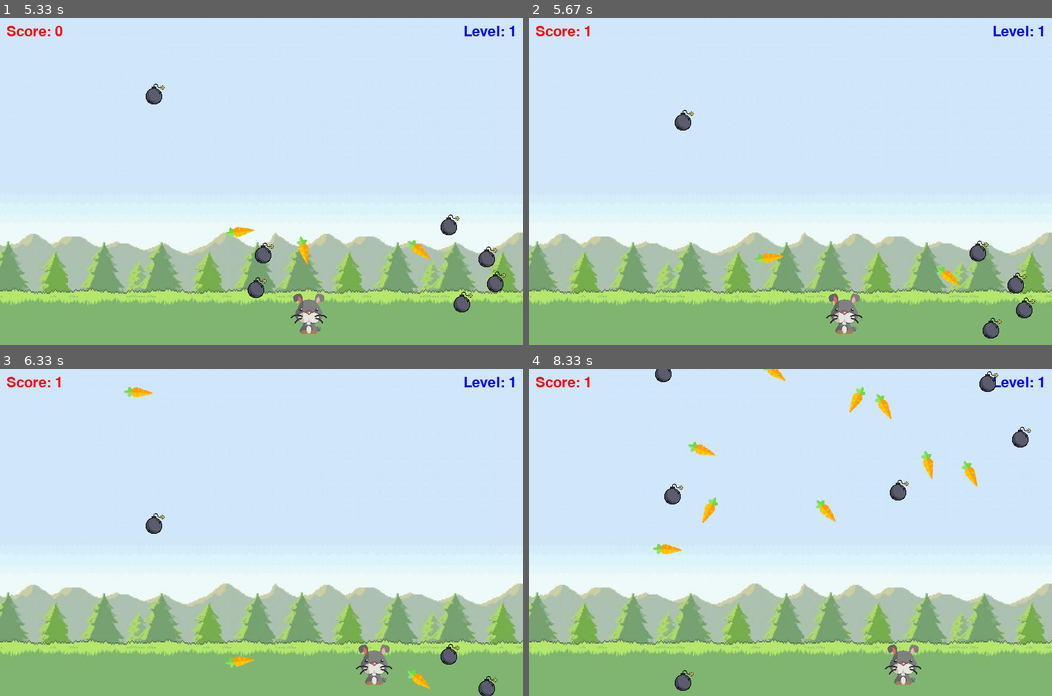
Above: before the commit, frames 1-4 (two rows, left to right).
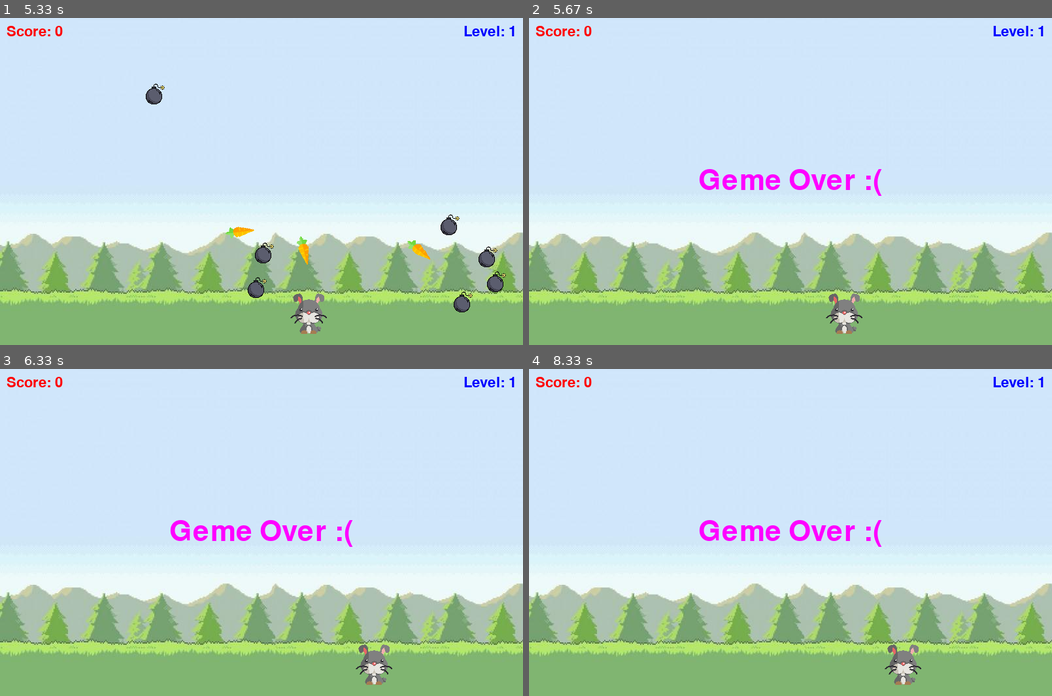
Above: after the commit, the same moments.

Repository: faatemehch/python__games_with_pygame
Game: pygame game, started from rabbit_game/rabbit.py
Same seed, same stepped clock (60 frames per second), same inputs: the game is played once before the commit and once after it.
Inputs:
- Up to frame 1 (5.33 s): hold D 0.33-0.8 s; hold D 0.83-1.3 s; hold A 1.33-1.87 s; hold A 1.9-2.3 s; hold D 2.33-2.97 s; hold A 3-3.47 s; hold D 3.5-3.97 s; hold D 4-4.47 s; hold A 4.5-5.03 s; hold A from 5.07 s (still down)
- Up to frame 2 (5.67 s): release A at 5.47 s; hold D from 5.5 s (still down)
- Up to frame 3 (6.33 s): release D at 6.13 s; hold A from 6.17 s (still down)
- Up to frame 4 (8.33 s): release A at 6.63 s; hold D 6.67-7.13 s; hold D 7.17-7.63 s; hold A 7.67-8.2 s; hold A from 8.23 s (still down)

Frame 1 is identical in both runs. In frame 2, 1.9% of the frame differs, in the area x 10-97%, y 2-98%; in frame 3, 1.7%; in frame 4, 2.7%, in the area x 10-96%, y 0-99%.

Commit message:
bug fixes

Diff:
--- a/rabbit_game/rabbit.py
+++ b/rabbit_game/rabbit.py
@@ -99,35 +99,40 @@
             if event.key == pygame.K_a or event.key == pygame.K_d: # if release a or d button
                 changes = 0 # to stop the player(rabbit) at current position
     playerX = playerX + changes # Change x to move the player
+    if playerX <=0:
+        playerX = 0
+    elif playerX >= WIDTH - playerImg.get_width():
+        playerX = WIDTH - playerImg.get_width()
     player(playerX, playerY)
     # Carrot
-    for i in range(carrot_number):
-        draw_game_objects(carrotX[i], carrotY[i], carrots_list[i])
-        carrotY[i] += 2
-        if isCollision(playerX, playerY, carrotX[i], carrotY[i], playerImg, carrots_list[i]):
-            score += carrot_velocity
-            if score % 10 == 0:
-                level += 1
-                bomb_velocity += 1
-                carrot_velocity += 1
-            carrotY[i] = randint(-1000, -100)
-            carrotX[i] = randint(40, WIDTH-40)
-        if carrotY[i] >= HEIGHT:
-            carrotY[i] = randint(-1000, -100)
-            carrotX[i] = randint(40, WIDTH-40)
-    # Bomb
-    for i in range(bomb_number):
-        draw_game_objects(bombX[i], bombY[i], bomb_list[i])
-        bombY[i] += bomb_velocity
-        if isCollision(playerX, playerY, bombX[i], bombY[i], playerImg, bomb_list[i]):
-            if score <= 0:
-                lost = True
-            else:
-                score -= 1
-            bombY[i] = randint(-1000, -100)
-            bombX[i] = randint(40, WIDTH-40)
-        if bombY[i] >= HEIGHT:
-            bombY[i] = randint(-1000, -100)
-            bombX[i] = randint(40, WIDTH-40)
+    if not lost:
+        for i in range(carrot_number):
+            draw_game_objects(carrotX[i], carrotY[i], carrots_list[i])
+            carrotY[i] += 2
+            if isCollision(playerX, playerY, carrotX[i], carrotY[i], playerImg, carrots_list[i]):
+                score += carrot_velocity
+                if score % 10 == 0:
+                    level += 1
+                    bomb_velocity += 1
+                    carrot_velocity += 1
+                carrotY[i] = randint(-1000, -100)
+                carrotX[i] = randint(40, WIDTH-40)
+            if carrotY[i] >= HEIGHT:
+                carrotY[i] = randint(-1000, -100)
+                carrotX[i] = randint(40, WIDTH-40)
+        # Bomb
+        for i in range(bomb_number):
+            draw_game_objects(bombX[i], bombY[i], bomb_list[i])
+            bombY[i] += bomb_velocity
+            if isCollision(playerX, playerY, bombX[i], bombY[i], playerImg, bomb_list[i]):
+                if score <= 0:
+                    lost = True
+                else:
+                    score -= 1
+                bombY[i] = randint(-1000, -100)
+                bombX[i] = randint(40, WIDTH-40)
+            if bombY[i] >= HEIGHT:
+                bombY[i] = randint(-1000, -100)
+                bombX[i] = randint(40, WIDTH-40)
 
     pygame.display.update()
